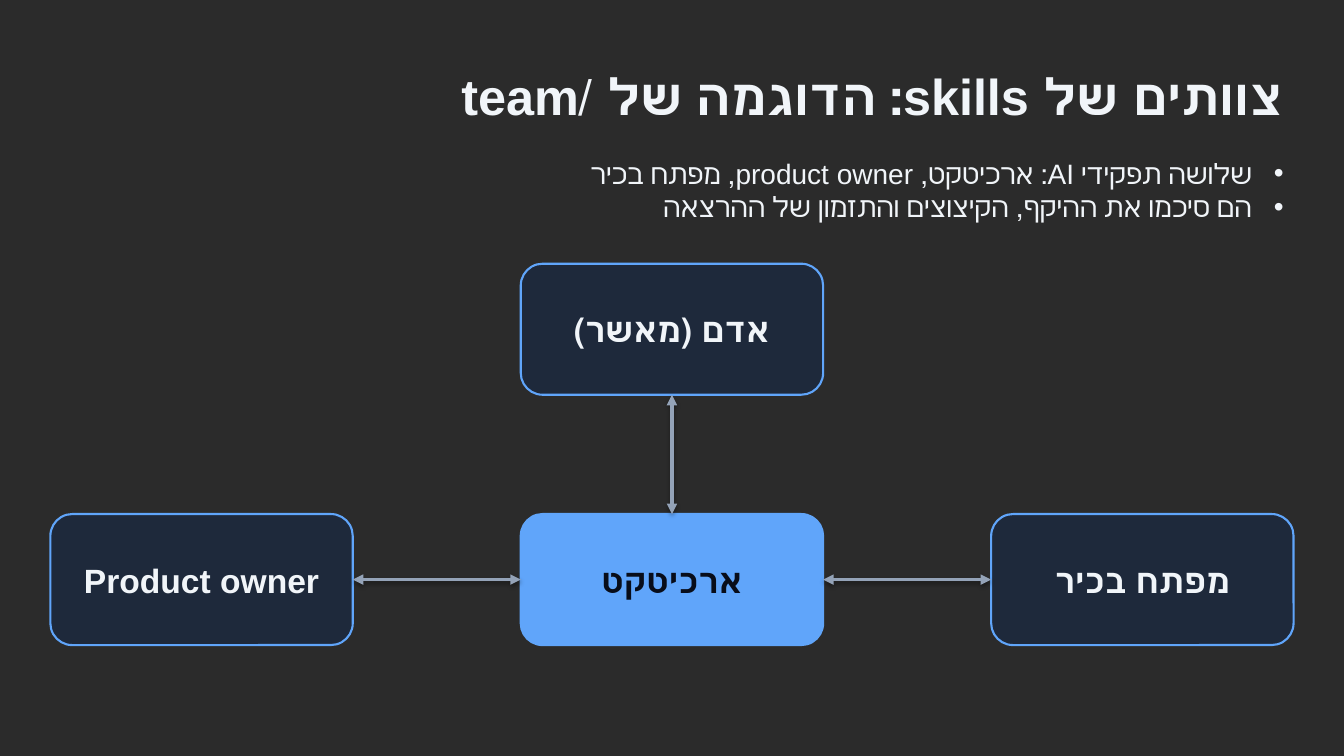
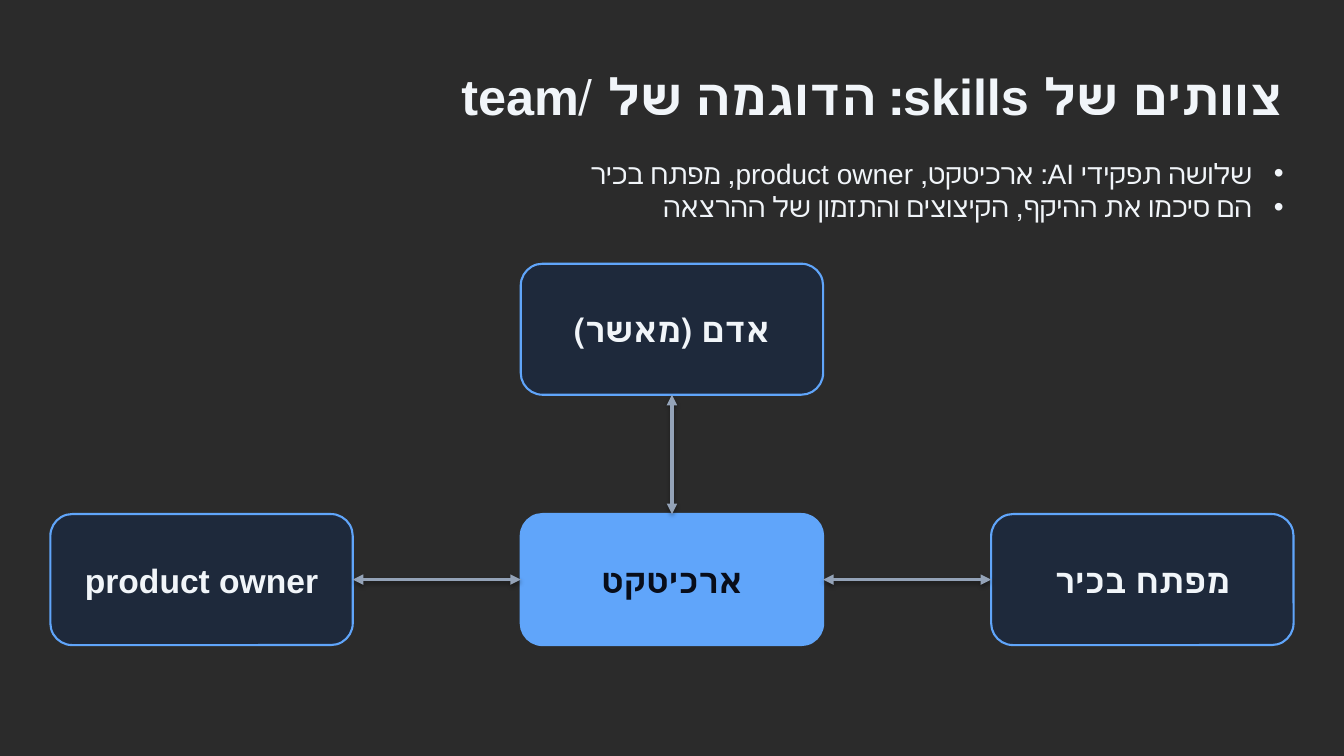
Before and after one commit to ronyronen/speckit-claude-presentation, a slide deck: slide 23 of presentation/speckit-workshop-he.pptx. Drawn at 1344x756 pixels with LibreOffice and Linux fonts; fonts in the diff are those of the drawing; background and template pictures are left out; a plain dark background stands for a picture behind light text. Boxes give left, top, right and bottom in pixels: in the first picture for what was removed or moved away, otherwise in the second. Text is boxed around its words. In the diff, an @@ line names an element or a change of style, - is before the commit and + after.

```diff
--- a/presentation/speckit-workshop-he.pptx
+++ b/presentation/speckit-workshop-he.pptx
@@ text in rounded rectangle at box(85, 568, 318, 600): text changed @@
-Product owner
+product owner
```
Also in this commit, not shown: 4 other files.
